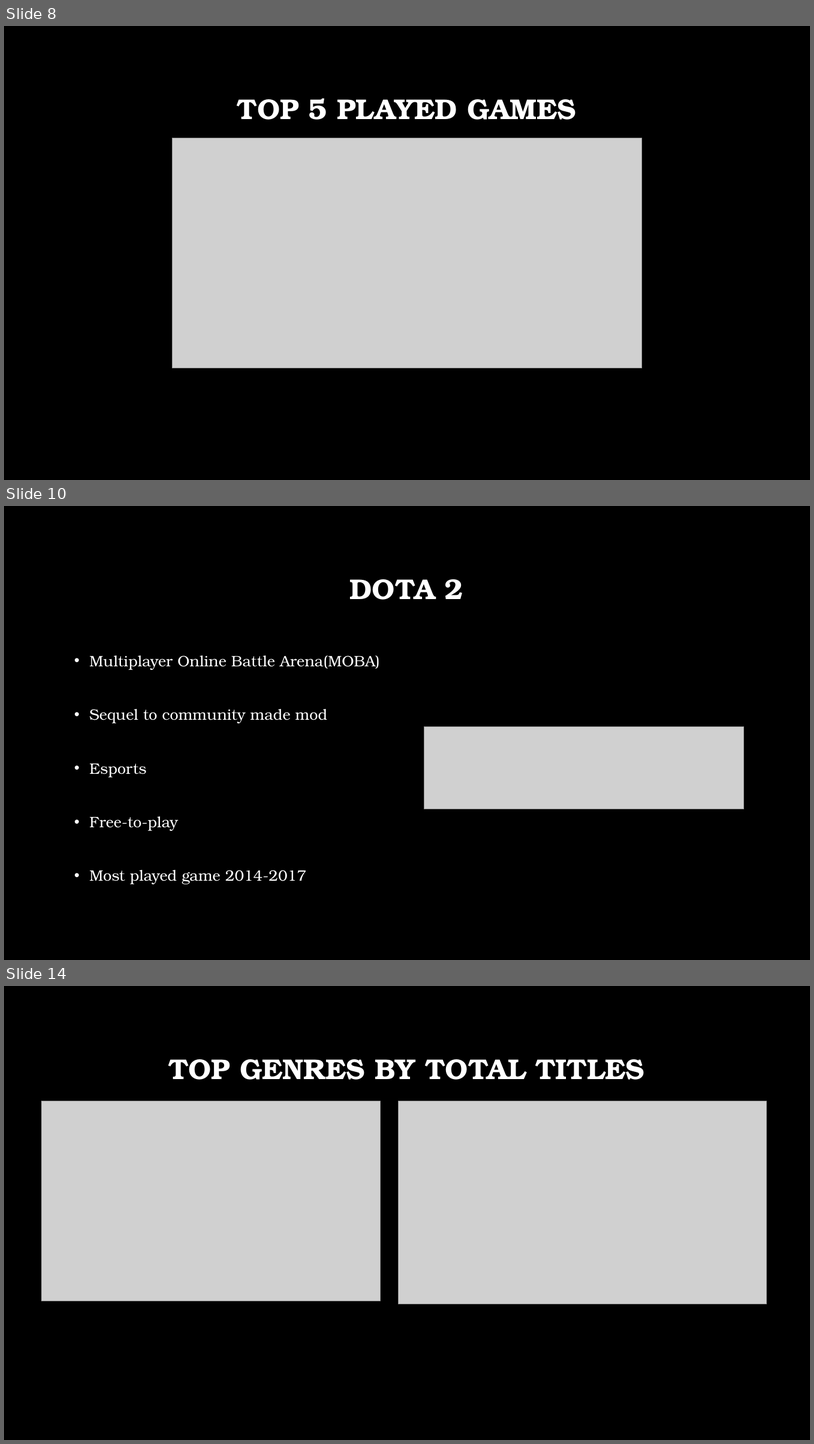
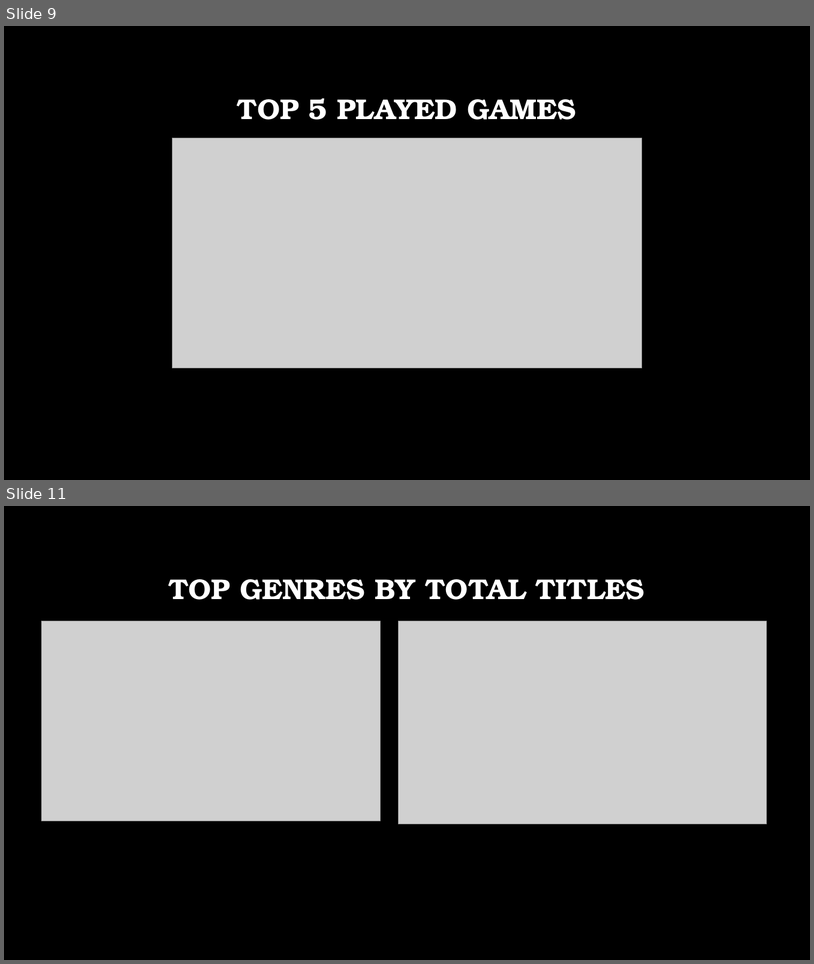
Before and after one commit to JEmmonsJR/SteamAPIAnalysis, a slide deck: SteamCapstone_wTheme.pptx. Shown one above the other, each under a label of ours: slides 8, 10 and 14 before the commit, slides 9 and 11 after it; the slides between them are not shown. The pictures are 814x1444 and 814x964 pixels, drawn with LibreOffice and Linux fonts; fonts in the diff are those of the drawing; grey boxes stand for pictures; background and template pictures are left out. Boxes give left, top, right and bottom in pixels: in the first picture for what was removed or moved away, otherwise in the second. Text is boxed around its words. In the diff, an @@ line names an element or a change of style, - is before the commit and + after.

```diff
--- a/SteamCapstone_wTheme.pptx
+++ b/SteamCapstone_wTheme.pptx
@@ slide 10 removed at [4,506,810,960], background picture (left out) @@
@@ title removed at [350,579,463,600] @@
-DOTA 2
@@ text removed at [89,655,380,884] @@
-• Multiplayer Online Battle Arena(MOBA)
-• Sequel to community made mod
-• Esports
-• Free-to-play
-• Most played game 2014-2017
@@ picture removed at [425,727,744,809] @@
@@ what was slide 8 is now slide 9 @@
@@ what was slide 14 is now slide 11 @@
```
Also in this commit, not shown: 4 slides changed, 2 slides added, 4 other slides removed, 5 other files.
